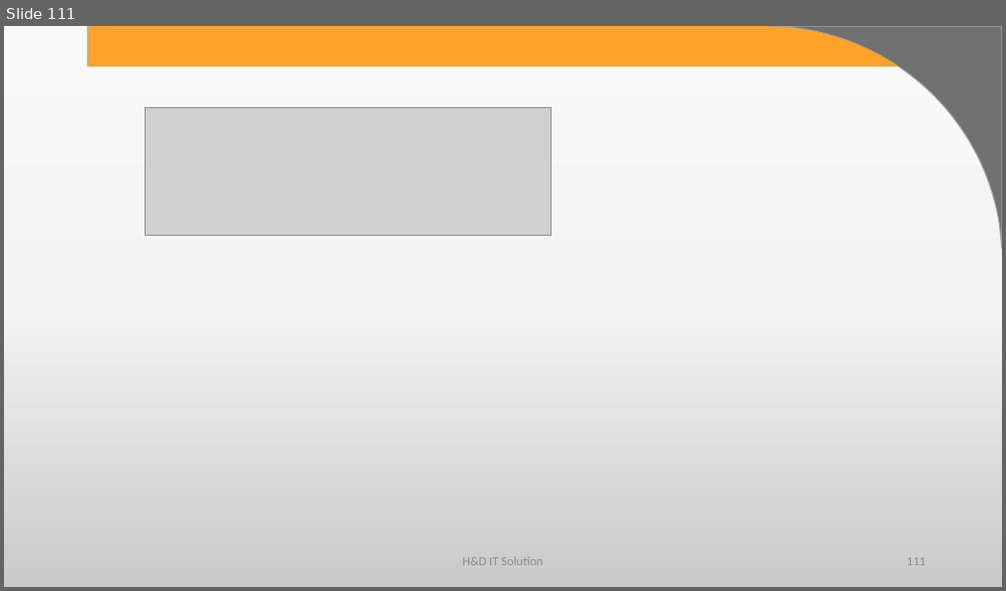
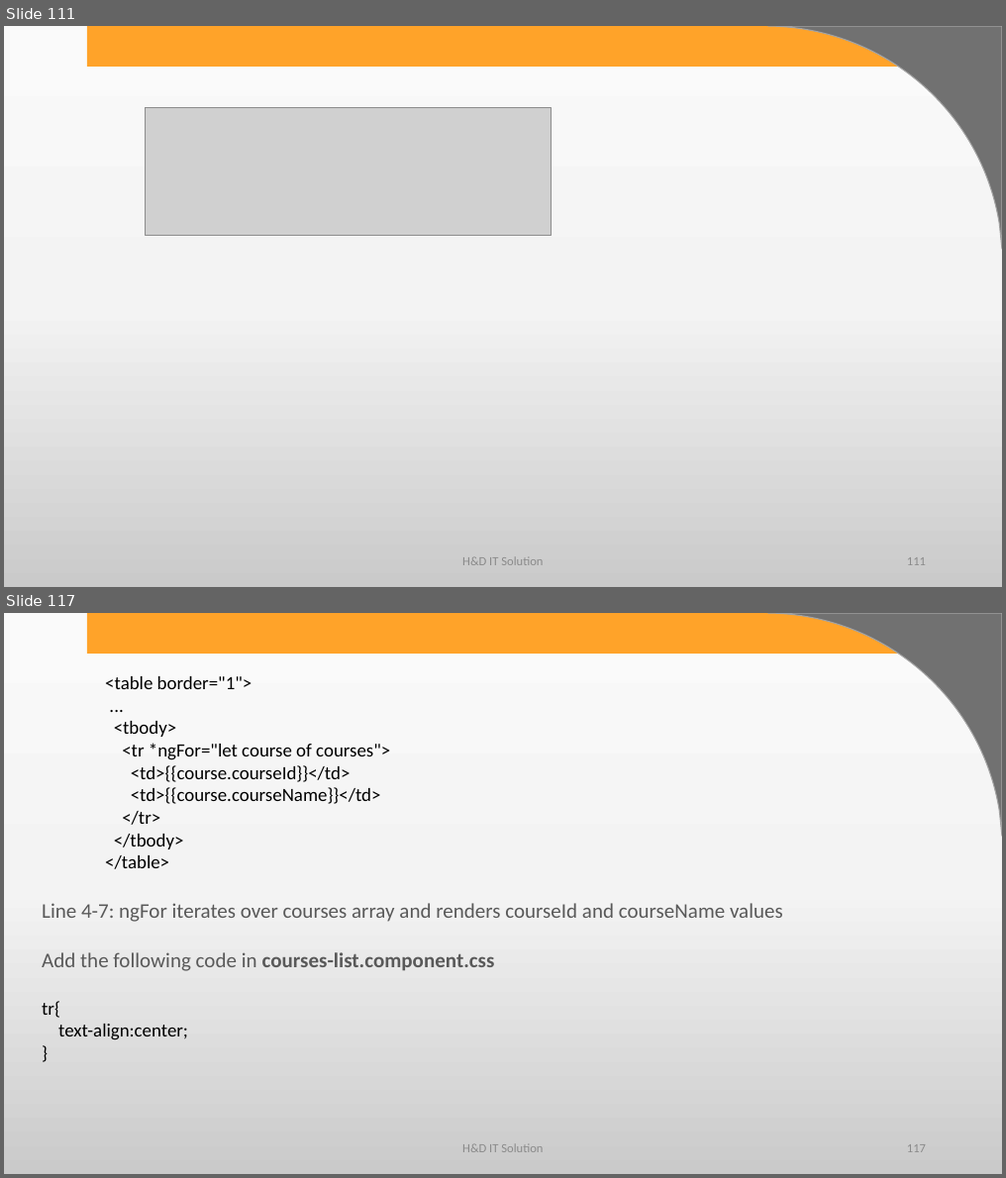
Before and after one commit to harshadasawant/infiniteAngular, a slide deck: ppt/ANGULAR.pptx. Shown one above the other, each under a label of ours: slide 111 before the commit, slides 111 and 117 after it; the slides between them are not shown. The pictures are 1006x591 and 1006x1178 pixels, drawn with LibreOffice and Linux fonts; fonts in the diff are those of the drawing; grey boxes stand for pictures; background and template pictures are left out. Boxes give left, top, right and bottom in pixels: in the first picture for what was removed or moved away, otherwise in the second. Text is boxed around its words. In the diff, an @@ line names an element or a change of style, - is before the commit and + after.

```diff
--- a/ppt/ANGULAR.pptx
+++ b/ppt/ANGULAR.pptx
@@ slide 117 added at (x1=4, y1=613, x2=1002, y2=1174), background gradient #FBFBFB to #F4F4F4 to #CBCBCB; not listed: 2 template elements that a slide beside it also shows @@
@@ text added at (x1=105, y1=676, x2=390, y2=869), 18 pt, text #000000 @@
+<table border="1">
+...
+<tbody>
+<tr *ngFor="let course of courses">
+<td>{{course.courseId}}</td>
+<td>{{course.courseName}}</td>
+</tr>
+</tbody>
+</table>
@@ text added at (x1=42, y1=903, x2=783, y2=971), 20 pt, text #595959 @@
+Line 4-7: ngFor iterates over courses array and renders courseId and courseName values
+Add the following code in courses-list.component.css
@@ text added at (x1=42, y1=1001, x2=188, y2=1041), 18 pt, text #000000 @@
+tr{
+text-align:center;
+}
@@ text added at (x1=462, y1=1145, x2=543, y2=1153), 12 pt, text #8C8C8C @@
+H&D IT Solution
@@ page number added at (x1=907, y1=1145, x2=926, y2=1153), 12 pt, text #8C8C8C @@
+117
```
Also in this commit, not shown: 21 other slides added, 7 other files.
